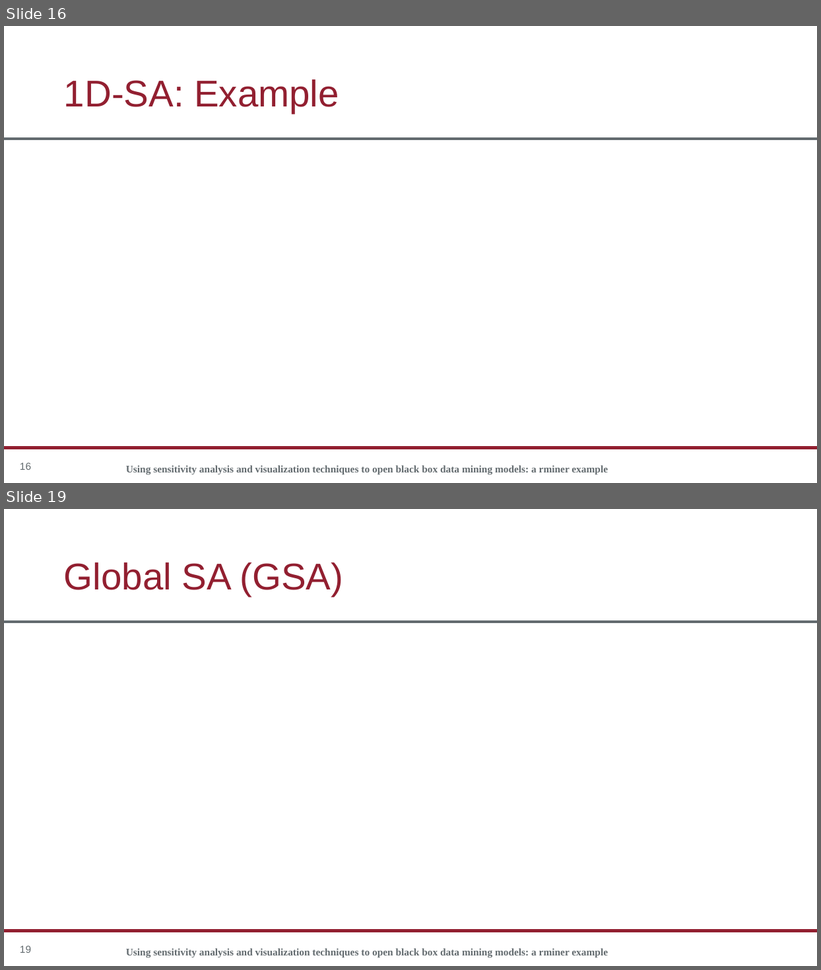
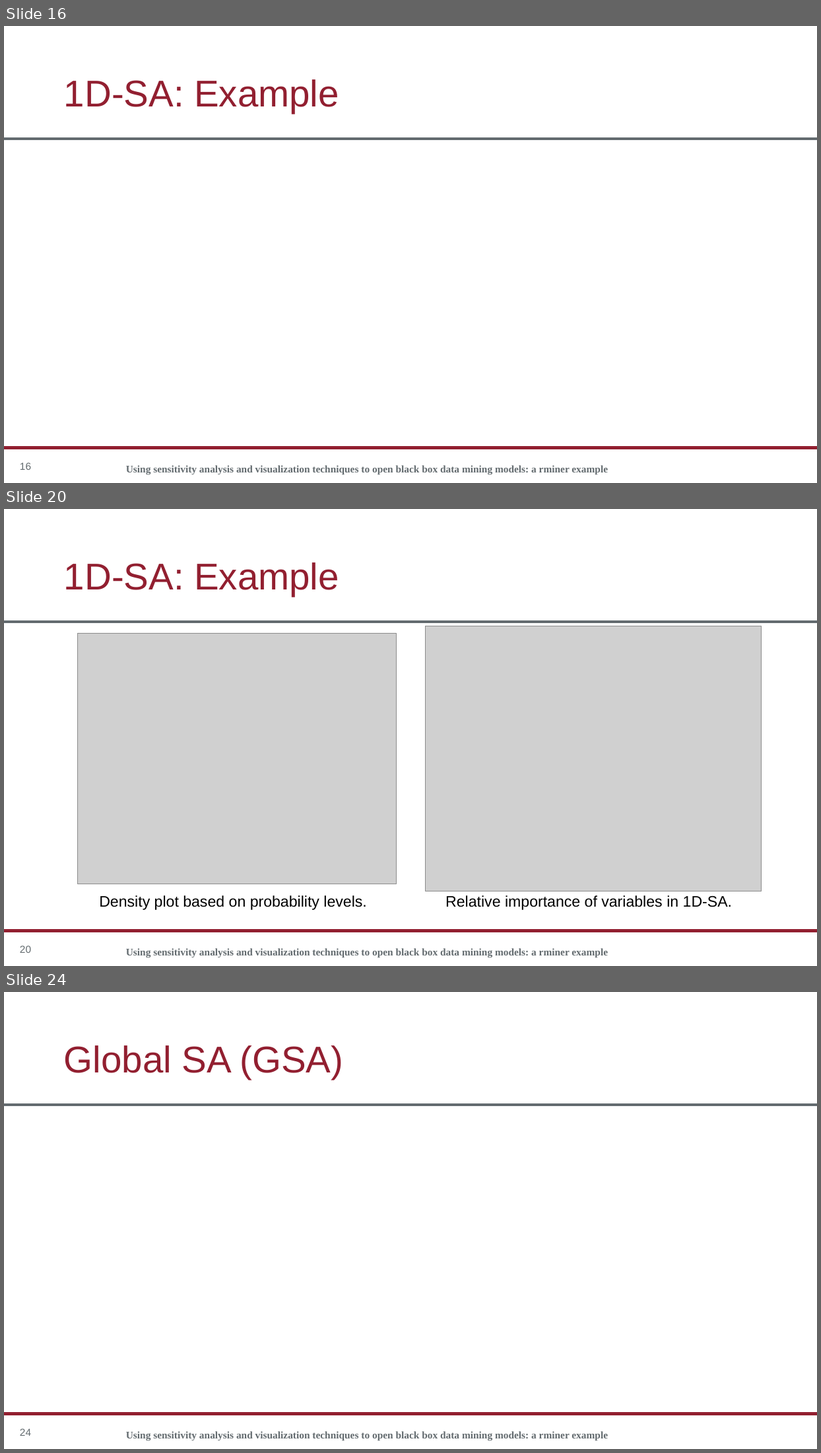
Before and after one commit to rgonzalezmoyano/Cafee, a slide deck: articulo 1 XAI/Apuntes/Sensitivity analysis/Presentación SA.pptx. Shown one above the other, each under a label of ours: slides 16 and 19 before the commit, slides 16, 20 and 24 after it; the slides between them are not shown. The pictures are 821x970 and 821x1453 pixels, drawn with LibreOffice and Linux fonts; fonts in the diff are those of the drawing; grey boxes stand for pictures; background and template pictures are left out. Boxes give left, top, right and bottom in pixels: in the first picture for what was removed or moved away, otherwise in the second. Text is boxed around its words. In the diff, an @@ line names an element or a change of style, - is before the commit and + after.

```diff
--- a/articulo 1 XAI/Apuntes/Sensitivity analysis/Presentación SA.pptx
+++ b/articulo 1 XAI/Apuntes/Sensitivity analysis/Presentación SA.pptx
@@ slide 20 added at (4, 509, 817, 966), background #FFFFFF; not listed: 2 template elements that a slide beside it also shows @@
@@ title added at (64, 562, 339, 596), 66 pt, text #921F30 @@
+1D-SA: Example
@@ picture added at (425, 626, 762, 891) @@
@@ picture added at (77, 633, 396, 885) @@
@@ text added at (99, 896, 366, 910), 27 pt, text #000000 @@
+Density plot based on probability levels.
@@ text added at (446, 896, 732, 910), 27 pt, text #000000 @@
+Relative importance of variables in 1D-SA.
@@ page number added at (20, 946, 31, 953), 18 pt, text #636B6F @@
+20
@@ text added at (126, 949, 608, 958), 18 pt, text #636B6F, bold @@
+Using sensitivity analysis and visualization techniques to open black box data mining models: a rminer example
@@ what was slide 19 is now slide 24 @@
@@ page number at (20, 1429, 31, 1436): text changed @@
-19
+24
```
Also in this commit, not shown: 2 slides changed, 4 other slides added, 5 other files.
